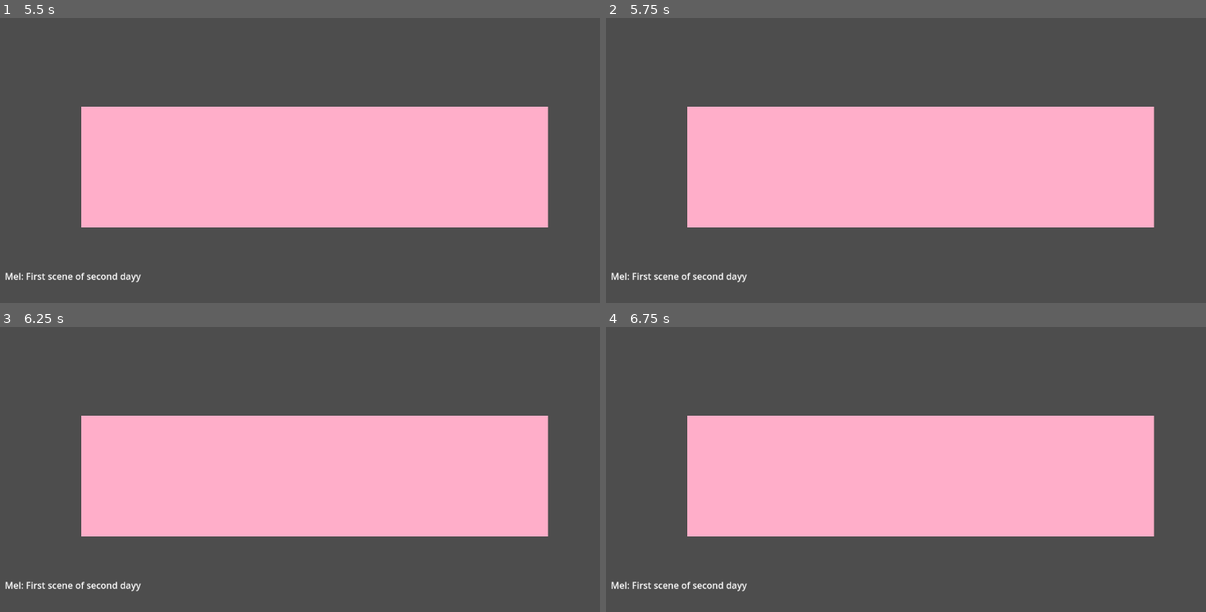
Above: before the commit, frames 1-4 (two rows, left to right).
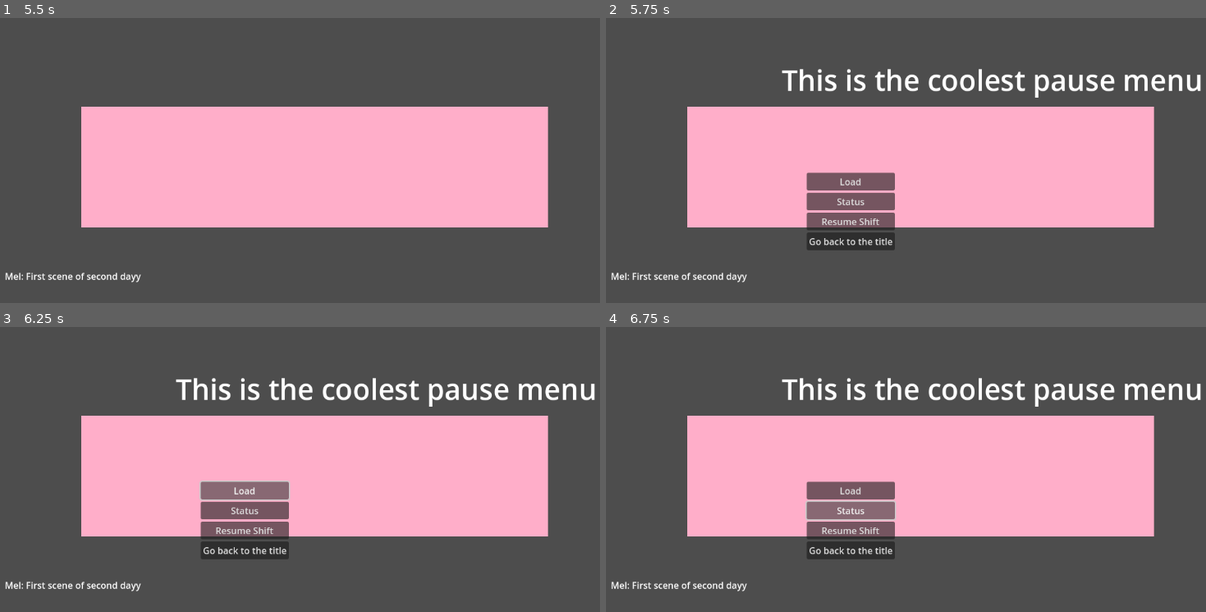
Above: after the commit, the same moments.

Repository: LuisGarrillo/Neo-Mel-vn
Game: Godot game, scene res://scenes/main.tscn
Same seed, same stepped clock (60 frames per second), same inputs: the game is played once before the commit and once after it.
Inputs (mouse positions are in pixels of both pictures, inside the frame that each line leads up to):
- Up to frame 1 (5.5 s): click "Load this epic visual novel" at 0.5 s; click "Start this epic evisual novel" at 1.25 s; hold W (up) 2.03-2.78 s; hold Space (accept) 2.03-2.78 s; hold S (down) 2.78-3.53 s; tap Space (accept) at 2.85, 4.35, 5 s; tap Enter at 3.5 s; hold Space (accept) 3.53-4.28 s; hold W (up) 3.53-5.03 s; hold S (down) from 5.03 s (still down); hold Space (accept) from 5.03 s (still down)
- Up to frame 2 (5.75 s): keep holding S (down); keep holding Space (accept); tap Tab (pause) at 5.65 s
- Up to frame 3 (6.25 s): release S (down) at 5.75 s; release Space (accept) at 5.75 s; click (246, 489) at 5.75 s, where only the run after the commit has a clickable "Load"
- Up to frame 4 (6.75 s): click (852, 509) at 6.5 s, where only the run after the commit has a clickable "Status"

Frame 1 is identical in both runs. In frame 2, 5.6% of the frame differs, in the area x 29-100%, y 17-82%; in frame 3, 5.7%; in frame 4, 5.8%.
Error in both runs: Invalid access to property or key 'test_character_2' on a base object of type 'Dictionary'. (res://scripts/characters/character_list.gd:63)

Commit message:
Add pause menu to game

Diff:
--- a/scenes/ui/title.tscn
+++ b/scenes/ui/title.tscn
@@ -17,25 +17,6 @@
 grow_horizontal = 2
 grow_vertical = 2
 script = ExtResource("1_c1y5o")
-
-[node name="ButtonContainer" parent="." instance=ExtResource("1_bxmmm")]
-layout_mode = 0
-offset_left = 29.0
-offset_top = 391.0
-offset_right = 69.0
-offset_bottom = 431.0
-
-[node name="StartBtn" type="Button" parent="ButtonContainer"]
-layout_mode = 2
-text = "Start this epic evisual novel"
-
-[node name="LoadBtn" type="Button" parent="ButtonContainer"]
-layout_mode = 2
-text = "Load this epic visual novel"
-
-[node name="ExitBtn" type="Button" parent="ButtonContainer"]
-layout_mode = 2
-text = "Exit from thsi epic visual novel"
 
 [node name="Label" type="Label" parent="."]
 layout_mode = 0
@@ -57,6 +38,27 @@
 text = "most visual novels have their options here for some reason"
 label_settings = SubResource("LabelSettings_vl4jy")
 
+[node name="ButtonContainer" parent="." instance=ExtResource("1_bxmmm")]
+layout_mode = 0
+offset_left = 29.0
+offset_top = 391.0
+offset_right = 272.0
+offset_bottom = 492.0
+mouse_filter = 2
+
+[node name="StartBtn" type="Button" parent="ButtonContainer"]
+layout_mode = 2
+mouse_default_cursor_shape = 2
+text = "Start this epic evisual novel"
+
+[node name="LoadBtn" type="Button" parent="ButtonContainer"]
+layout_mode = 2
+text = "Load this epic visual novel"
+
+[node name="ExitBtn" type="Button" parent="ButtonContainer"]
+layout_mode = 2
+text = "Exit from thsi epic visual novel"
+
 [connection signal="pressed" from="ButtonContainer/StartBtn" to="." method="start_game"]
 [connection signal="pressed" from="ButtonContainer/LoadBtn" to="." method="load_game"]
 [connection signal="pressed" from="ButtonContainer/ExitBtn" to="." method="exit_game"]
--- a/scripts/main.gd
+++ b/scripts/main.gd
@@ -1,15 +1,51 @@
 extends Node2D
 @onready var title: Control = $Title
+const PAUSE = preload("res://scenes/ui/pause.tscn")
+const SCENE_FRAME = preload("res://scenes/frames/scene_frame.tscn")
+var on_title : bool = true
+var game
+var pause_menu : PauseMenu
 
-const SCENE_FRAME = preload("res://scenes/frames/scene_frame.tscn")
-var game
+func _process(_delta: float) -> void:
+	check_input()
 
+func connect_pause_signals():
+	pause_menu.load.connect(load_game)
+	pause_menu.status.connect(check_status)
+	pause_menu.resume.connect(handle_pause)
+	pause_menu.title.connect(back_to_title)
+
+func check_input():
+	if Input.is_action_just_pressed("pause") and !on_title:
+		handle_pause()
+
+func handle_pause():
+	print("hi")
+	get_tree().paused = !get_tree().paused
+	var is_paused = get_tree().paused
+
+	if is_paused:
+		pause_menu = PAUSE.instantiate()
+		add_child(pause_menu)
+		connect_pause_signals()
+	else:
+		remove_child(pause_menu)
+		pause_menu = null
 
 func game_start() -> void:
+	on_title = false
 	game = SCENE_FRAME.instantiate()
 	remove_child(title)
 	add_child(game)
 
+func load_game() -> void:
+	pass
 
 func game_exit() -> void:
 	get_tree().quit()
+
+func check_status():
+	pass
+
+func back_to_title():
+	pass
